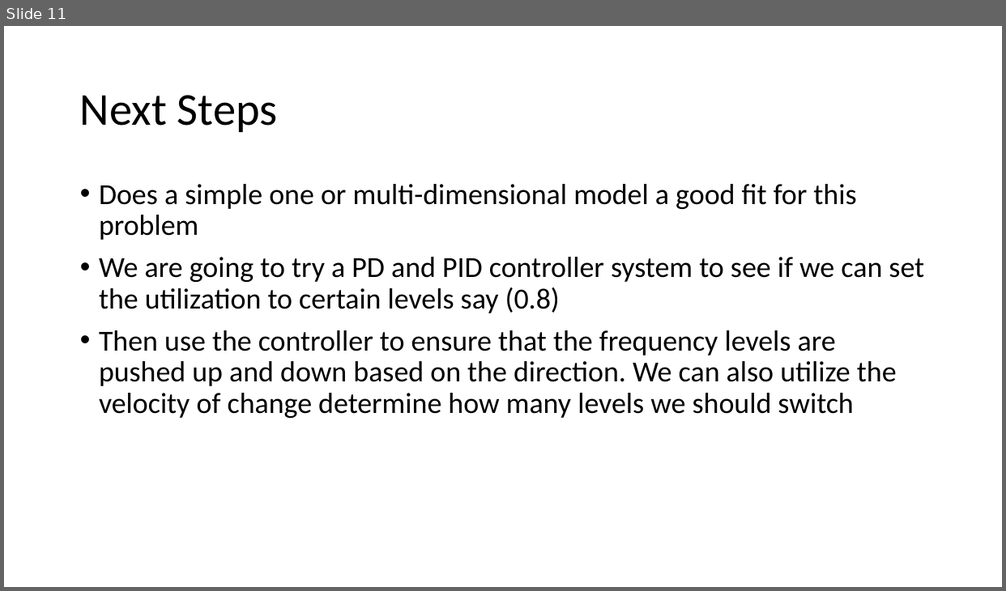
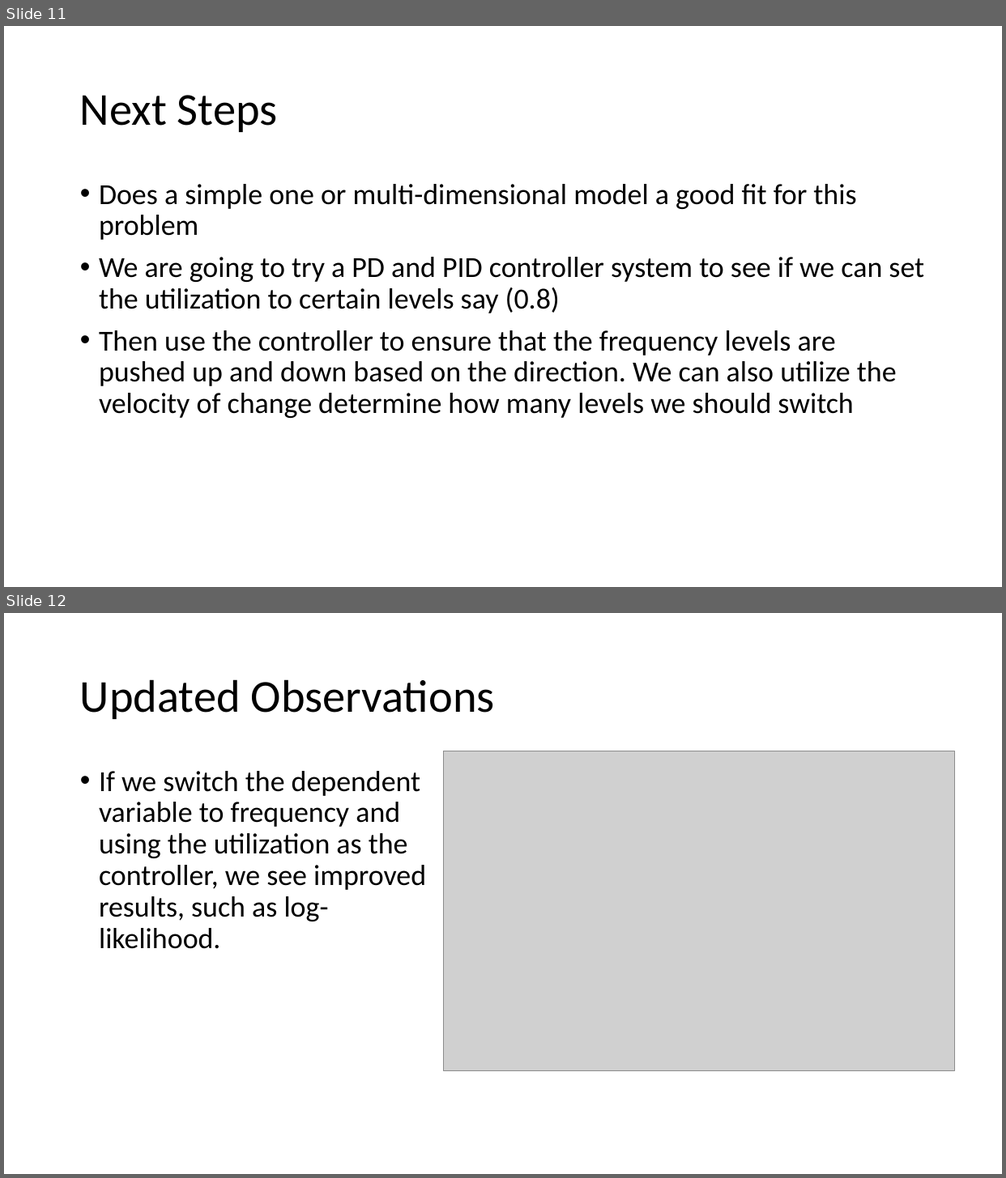
Before and after one commit to dipayan2/ARMAModel, a slide deck: ARIMAX.pptx. Shown one above the other, each under a label of ours: slide 11 before the commit, slides 11 and 12 after it. The pictures are 1006x591 and 1006x1178 pixels, drawn with LibreOffice and Linux fonts; fonts in the diff are those of the drawing; grey boxes stand for pictures. Boxes give left, top, right and bottom in pixels: in the first picture for what was removed or moved away, otherwise in the second. Text is boxed around its words. In the diff, an @@ line names an element or a change of style, - is before the commit and + after.

Commit message:
Updating the results

```diff
--- a/ARIMAX.pptx
+++ b/ARIMAX.pptx
@@ slide 12 added at (4, 613, 1002, 1174), background #FFFFFF @@
@@ title added at (80, 679, 495, 719), 44 pt, text #000000 @@
+Updated Observations
@@ picture added at (444, 752, 955, 1072) @@
@@ text added at (99, 771, 426, 949), 28 pt, text #000000 @@
+• If we switch the dependent variable to frequency and using the utilization as the controller, we see improved results, such as log-likelihood.
```
